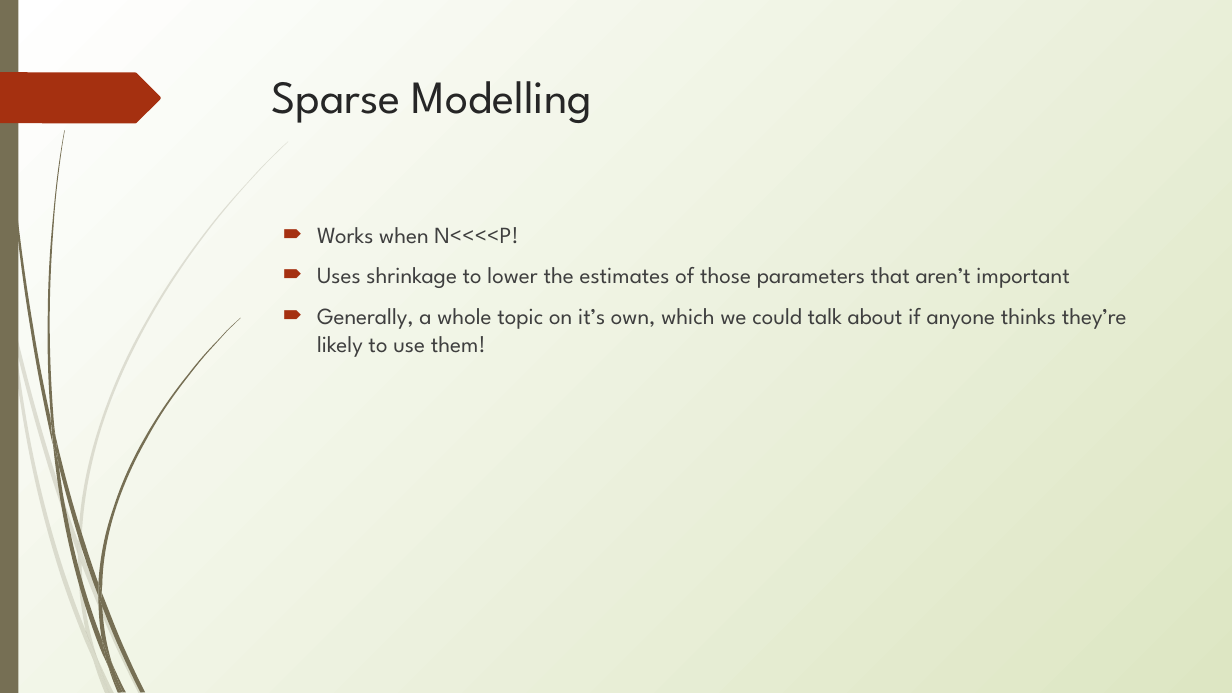
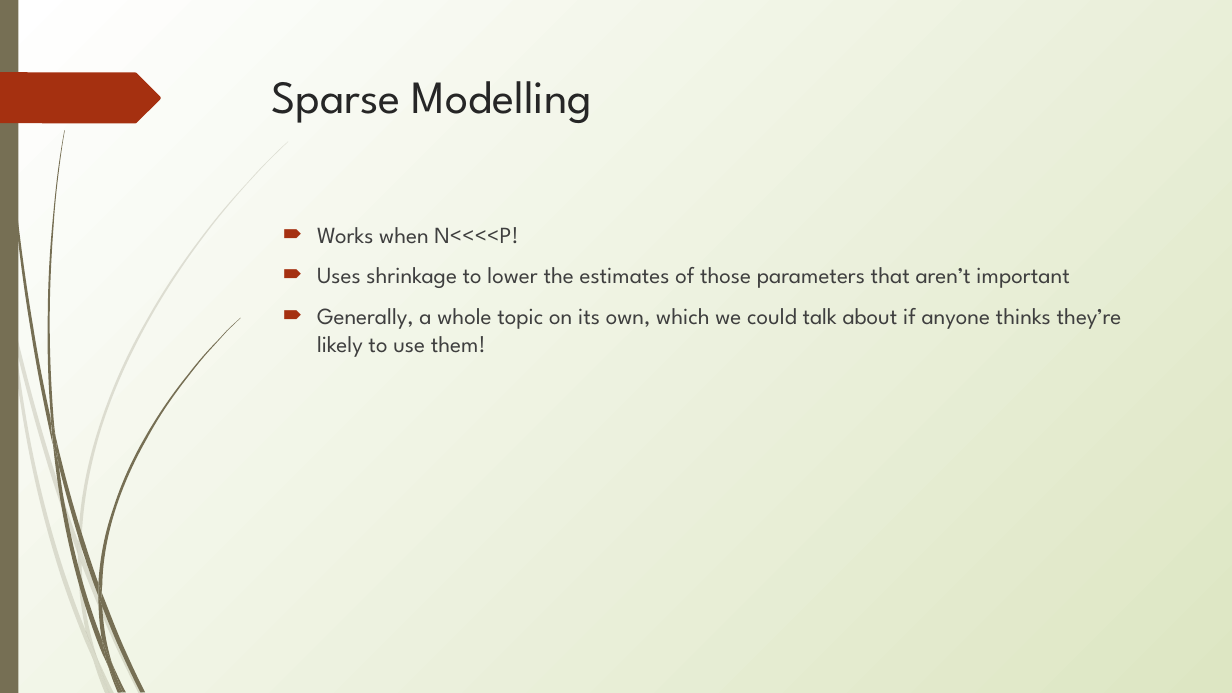
Before and after one commit to erynmcfarlane/GraduateStatsClass, a slide deck: slide 26 of Lecture4.pptx. Drawn at 1232x693 pixels with LibreOffice and Linux fonts; fonts in the diff are those of the drawing. Boxes give left, top, right and bottom in pixels: in the first picture for what was removed or moved away, otherwise in the second. Text is boxed around its words. In the diff, an @@ line names an element or a change of style, - is before the commit and + after.

```diff
--- a/Lecture4.pptx
+++ b/Lecture4.pptx
@@ text at box(317, 308, 1122, 357): text changed @@
-🠶 Generally, a whole topic on it’s own, which we could talk about if anyone thinks they’re likely to use them!
+🠶 Generally, a whole topic on its own, which we could talk about if anyone thinks they’re likely to use them!
```
Also in this commit, not shown: 2 other slides changed, 2 other files.
